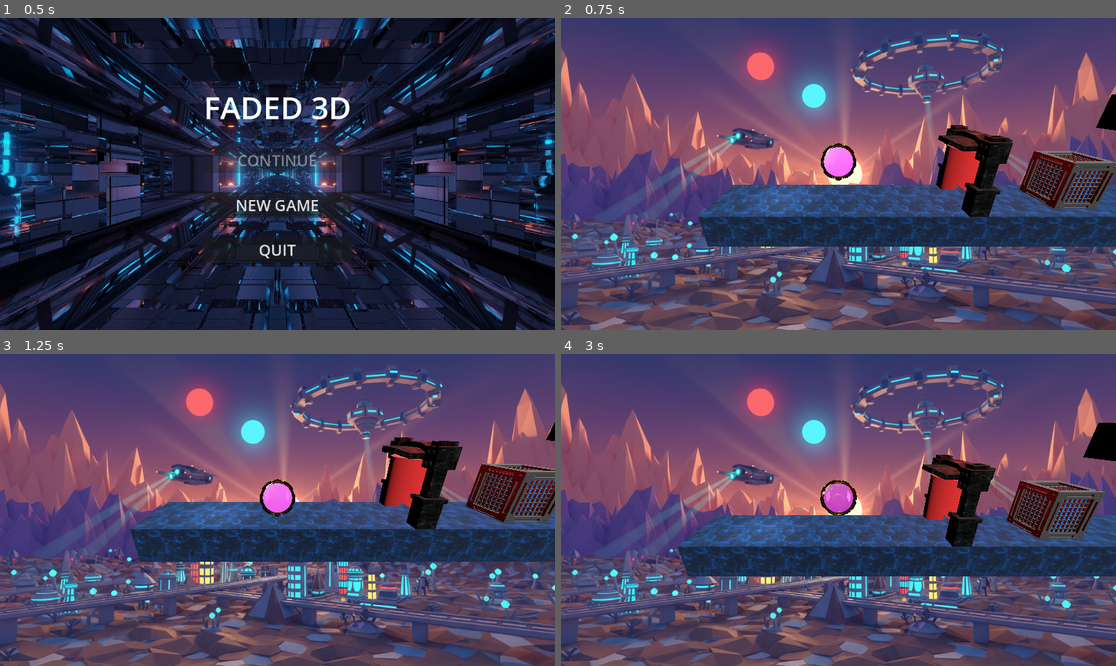
Above: before the commit, frames 1-4 (two rows, left to right).
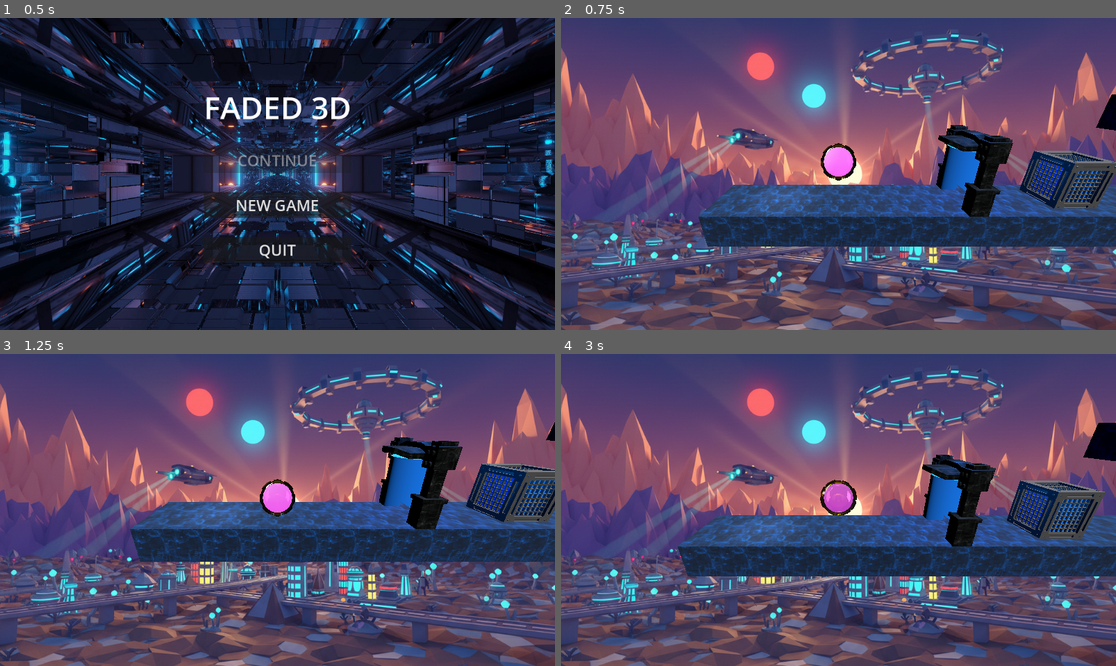
Above: after the commit, the same moments.

Repository: NimaAbdollahipour/VaultJam-faded-3d
Game: Godot game, scene res://UI/StartMenu.tscn
Same seed, same stepped clock (60 frames per second), same inputs: the game is played once before the commit and once after it.
Inputs:
- Up to frame 1 (0.5 s): no input
- Up to frame 2 (0.75 s): click "NEW GAME" at 0.5 s
- Up to frame 3 (1.25 s): no input
- Up to frame 4 (3 s): tap Enter (ui_accept) at 1.25, 1.52, 2.27 s; hold Right (ui_right) 1.28-2.03 s; hold Left (ui_left) 2.03-2.78 s; hold Right (ui_right) from 2.78 s (still down)

Frame 1 is identical in both runs. In frame 2, 2.4% of the frame differs, in the area x 51-100%, y 28-64%; in frame 3, 2.6%, in the area x 51-100%, y 26-57%; in frame 4, 2.4%.

Commit message:
Patch Stable  - Stable Version

Diff:
--- a/Objects/color_switcher.gd
+++ b/Objects/color_switcher.gd
@@ -73,15 +73,12 @@
 		light.light_color = target_color
 		light.light_energy = highlight_intensity
 
-	# Color the ColorIdentifier mesh
+	# Color the ColorIdentifier mesh (ensure instance-specific material)
 	var color_id = get_node_or_null("ColorIdentifier")
 	if color_id and color_id is MeshInstance3D:
-		var mat: StandardMaterial3D
-		if color_id.material_override and color_id.material_override is StandardMaterial3D:
-			mat = color_id.material_override
-		else:
-			mat = StandardMaterial3D.new()
-			color_id.material_override = mat
+		# Always create a new material instance to avoid sharing between color switchers
+		var mat: StandardMaterial3D = StandardMaterial3D.new()
+		color_id.material_override = mat
 
 		mat.transparency = BaseMaterial3D.TRANSPARENCY_ALPHA
 		mat.albedo_color = target_color
@@ -89,8 +86,6 @@
 		mat.emission = target_color
 		mat.emission_energy_multiplier = 0.0  # No glow
 		mat.emission_operator = BaseMaterial3D.EMISSION_OP_ADD
-
-
 
 	# Clear overrides on the GLB model to preserve original textures
 	var glb_model = get_node_or_null("ColorChanger")
--- a/levels/level_1.tscn
+++ b/levels/level_1.tscn
@@ -58,7 +58,7 @@
 fade_rate = 0.33
 
 [node name="PlatformS9" parent="." instance=ExtResource("5_btoec")]
-transform = Transform3D(-4.371139e-08, 1, 0, -1, -4.371139e-08, 0, 0, 0, 1, 35, 11.13796, 0)
+transform = Transform3D(-1.726887e-08, 1, 0, -0.39506572, -4.371139e-08, 0, 0, 0, 1, 35, 8.13796, 0)
 fade_rate = 0.33
 
 [node name="RigidBody3D" parent="." instance=ExtResource("2_bt44k")]
@@ -69,7 +69,6 @@
 
 [node name="ColorSwitcher" parent="." instance=ExtResource("6_l53as")]
 transform = Transform3D(-4.371139e-08, 0, -1, 0, 1, 0, 1, 0, -4.371139e-08, 11, -1, 0)
-switcher_color = "Red"
 
 [node name="ColorSwitcher2" parent="." instance=ExtResource("6_l53as")]
 transform = Transform3D(-4.371139e-08, 0, -1, 0, 1, 0, 1, 0, -4.371139e-08, 31.406773, 5.0716505, 0)
Not shown, changed: Objects/platform_s.gd.uid
